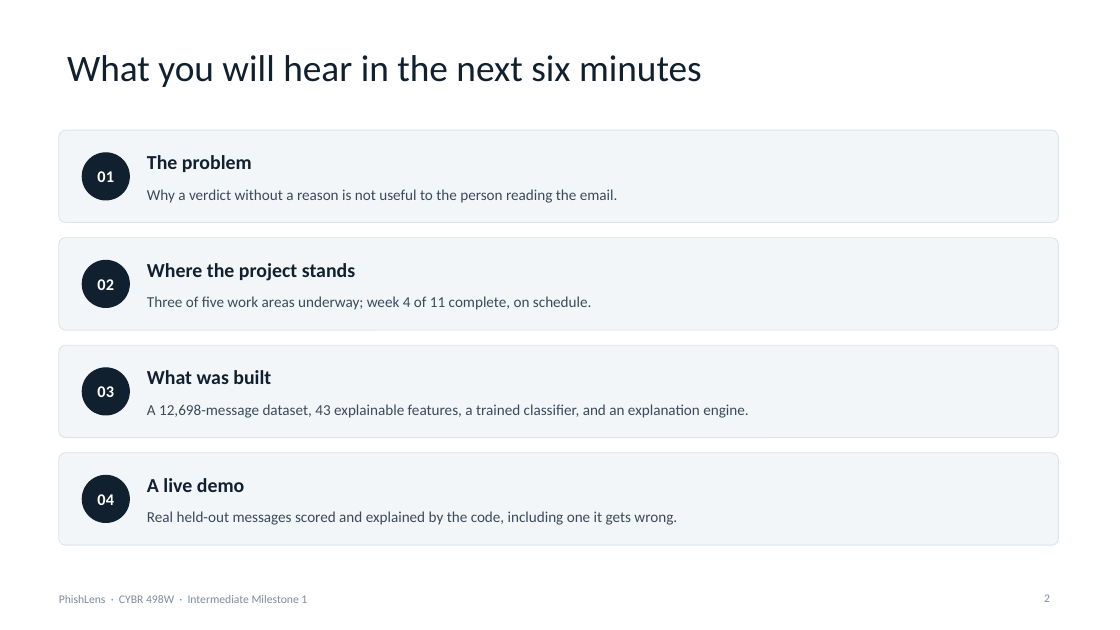
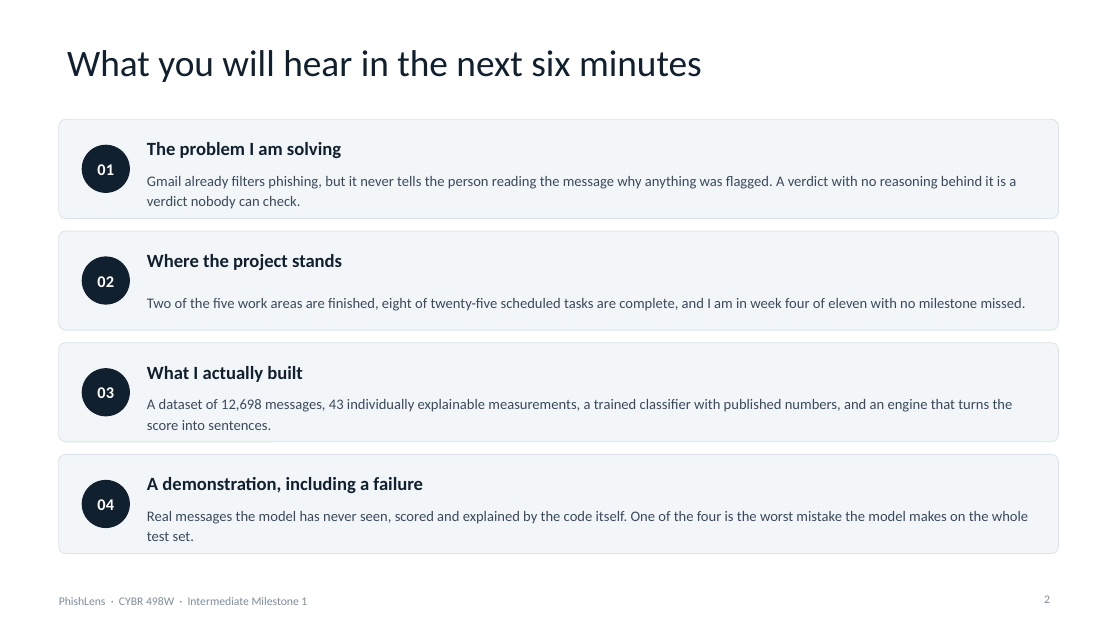
Before and after one commit to connorschell/PhishLens, a slide deck: slide 2 of 06_Deliverables/IM1_Presentation.pptx. Drawn at 1120x630 pixels with LibreOffice and Linux fonts; fonts in the diff are those of the drawing. Boxes give left, top, right and bottom in pixels: in the first picture for what was removed or moved away, otherwise in the second. Text is boxed around its words. In the diff, an @@ line names an element or a change of style, - is before the commit and + after.

```diff
--- a/06_Deliverables/IM1_Presentation.pptx
+++ b/06_Deliverables/IM1_Presentation.pptx
@@ text "What you will hear in ..." moved from (x1=67, y1=55, x2=702, y2=87) to (x1=67, y1=50, x2=702, y2=82) @@
@@ proportions changed in 4 elements at (x1=59, y1=343, x2=1059, y2=442), (x1=59, y1=231, x2=1059, y2=330), (x1=59, y1=455, x2=1059, y2=554), (x1=59, y1=119, x2=1059, y2=218) @@
@@ rounded rectangle resized from (x1=59, y1=130, x2=1059, y2=223) to (x1=59, y1=119, x2=1059, y2=218) @@
@@ text "01" moved from (x1=97, y1=171, x2=114, y2=182) to (x1=97, y1=164, x2=114, y2=175) @@
@@ ellipse moved from (x1=82, y1=153, x2=129, y2=200) to (x1=82, y1=145, x2=129, y2=192) @@
@@ text at (x1=147, y1=142, x2=341, y2=158): text changed; size 17 to 16 pt @@
-The problem
+The problem I am solving
@@ text at (x1=147, y1=176, x2=1016, y2=209): text changed; size 13 to 12.5 pt @@
-Why a verdict without a reason is not useful to the person reading the email.
+Gmail already filters phishing, but it never tells the person reading the message why anything was flagged. A verdict with no reasoning behind it is a verdict nobody can check.
@@ rounded rectangle resized from (x1=59, y1=238, x2=1059, y2=330) to (x1=59, y1=231, x2=1059, y2=330) @@
@@ ellipse moved from (x1=82, y1=260, x2=129, y2=308) to (x1=82, y1=257, x2=129, y2=304) @@
@@ text "Where the project stands" moved from (x1=147, y1=263, x2=355, y2=281) to (x1=147, y1=254, x2=342, y2=270) @@
@@ text "Where the project stands" at (x1=147, y1=254, x2=342, y2=270): size 17 to 16 pt @@
@@ text at (x1=147, y1=298, x2=1026, y2=311): text changed; size 13 to 12.5 pt @@
-Three of five work areas underway; week 4 of 11 complete, on schedule.
+Two of the five work areas are finished, eight of twenty-five scheduled tasks are complete, and I am in week four of eleven with no milestone missed.
@@ rounded rectangle resized from (x1=59, y1=345, x2=1059, y2=438) to (x1=59, y1=343, x2=1059, y2=442) @@
@@ text at (x1=147, y1=366, x2=303, y2=382): text changed; size 17 to 16 pt @@
-What was built
+What I actually built
@@ text at (x1=147, y1=399, x2=1013, y2=430): text changed; size 13 to 12.5 pt @@
-A 12,698-message dataset, 43 explainable features, a trained classifier, and an explanation engine.
+A dataset of 12,698 messages, 43 individually explainable measurements, a trained classifier with published numbers, and an engine that turns the score into sentences.
@@ rounded rectangle resized from (x1=59, y1=453, x2=1059, y2=545) to (x1=59, y1=455, x2=1059, y2=554) @@
@@ text at (x1=147, y1=477, x2=423, y2=493): text changed; size 17 to 16 pt @@
-A live demo
+A demonstration, including a failure
@@ text "04" moved from (x1=97, y1=494, x2=114, y2=505) to (x1=97, y1=499, x2=114, y2=510) @@
@@ ellipse moved from (x1=82, y1=476, x2=129, y2=523) to (x1=82, y1=481, x2=129, y2=528) @@
@@ text at (x1=147, y1=511, x2=1028, y2=541): text changed; size 13 to 12.5 pt @@
-Real held-out messages scored and explained by the code, including one it gets wrong.
+Real messages the model has never seen, scored and explained by the code itself. One of the four is the worst mistake the model makes on the whole test set.
```
Also in this commit, not shown: 9 other slides changed, 1 slide added, 1 slide removed.
